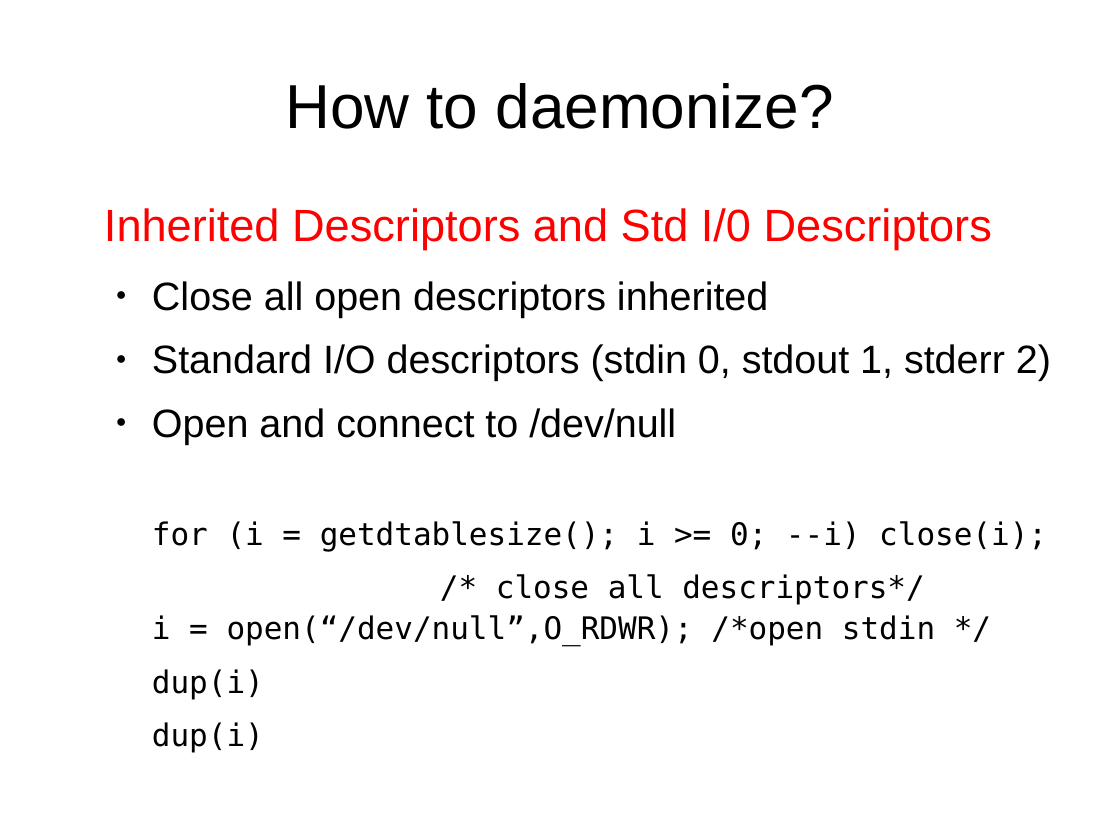
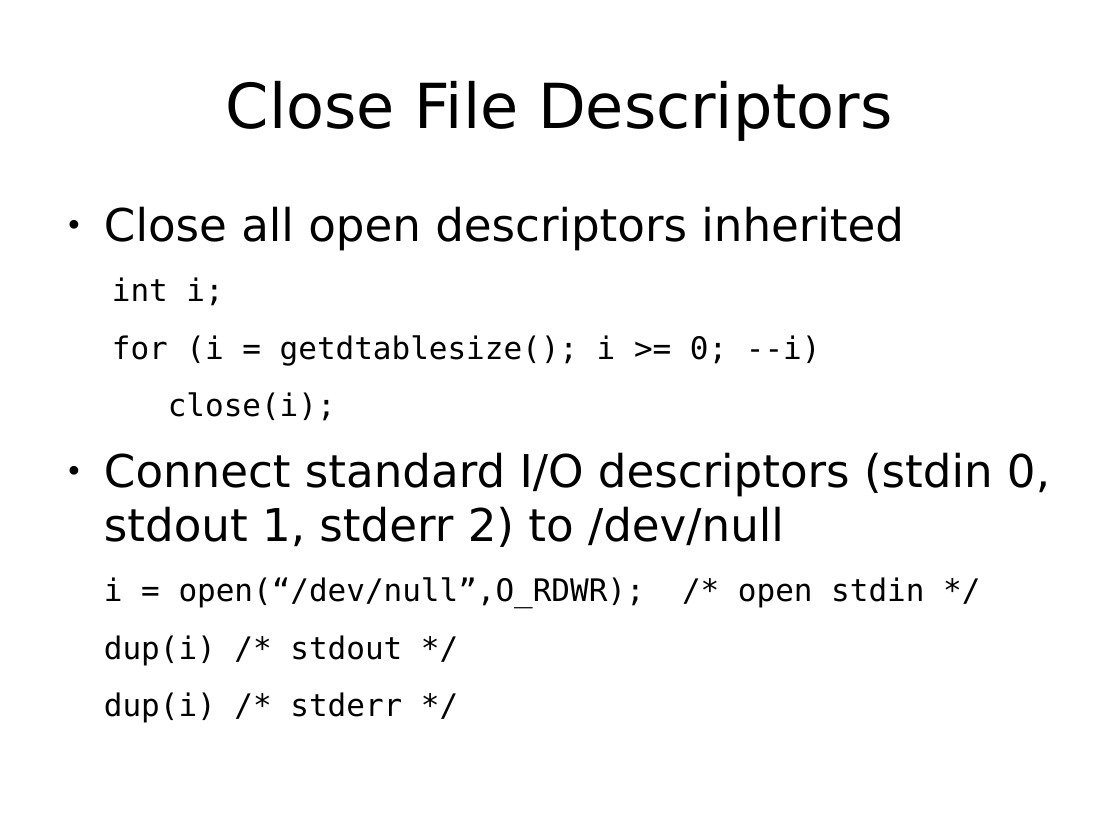
Before and after one commit to Jarvishappy/15-441-Recitation-Sessions, a slide deck: slide 40 of recitation6/src/recitation6.odp (slide 29 before the commit). Drawn at 1120x840 pixels with LibreOffice and Linux fonts; fonts in the diff are those of the drawing. Boxes give left, top, right and bottom in pixels: in the first picture for what was removed or moved away, otherwise in the second. Text is boxed around its words. In the diff, an @@ line names an element or a change of style, - is before the commit and + after.

```diff
--- a/recitation6/src/recitation6.odp
+++ b/recitation6/src/recitation6.odp
@@ title at (x1=226, y1=80, x2=893, y2=141): text changed; font Arial to DejaVu Sans @@
-How to daemonize?
+Close File Descriptors
@@ text at (x1=104, y1=208, x2=992, y2=250): paragraph removed @@
-Inherited Descriptors and Std I/0 Descriptors
@@ text at (x1=104, y1=206, x2=904, y2=251): size 28 to 32 pt, font Arial to DejaVu Sans in "Close all open descriptors inherited"; list level 2 to 1 in "Close all open descriptors inherited" @@
@@ text at (x1=104, y1=277, x2=1050, y2=723): text changed @@
-  ● Standard I/O descriptors (stdin 0, stdout 1, stderr 2)
-  ● Open and connect to /dev/null
-  for (i = getdtablesize(); i >= 0; --i) close(i);
-              /* close all descriptors*/
-  i = open(“/dev/null”,O_RDWR); /*open stdin */
-  dup(i)
-  dup(i)
+int i;
+for (i = getdtablesize(); i >= 0; --i)
+close(i);
+● Connect standard I/O descriptors (stdin 0, stdout 1, stderr 2) to /dev/null
+i = open(“/dev/null”,O_RDWR); /* open stdin */
+dup(i) /* stdout */
+dup(i) /* stderr */
```
Also in this commit, not shown: 27 other slides changed, 16 slides added, 6 slides removed, 1 other file.
